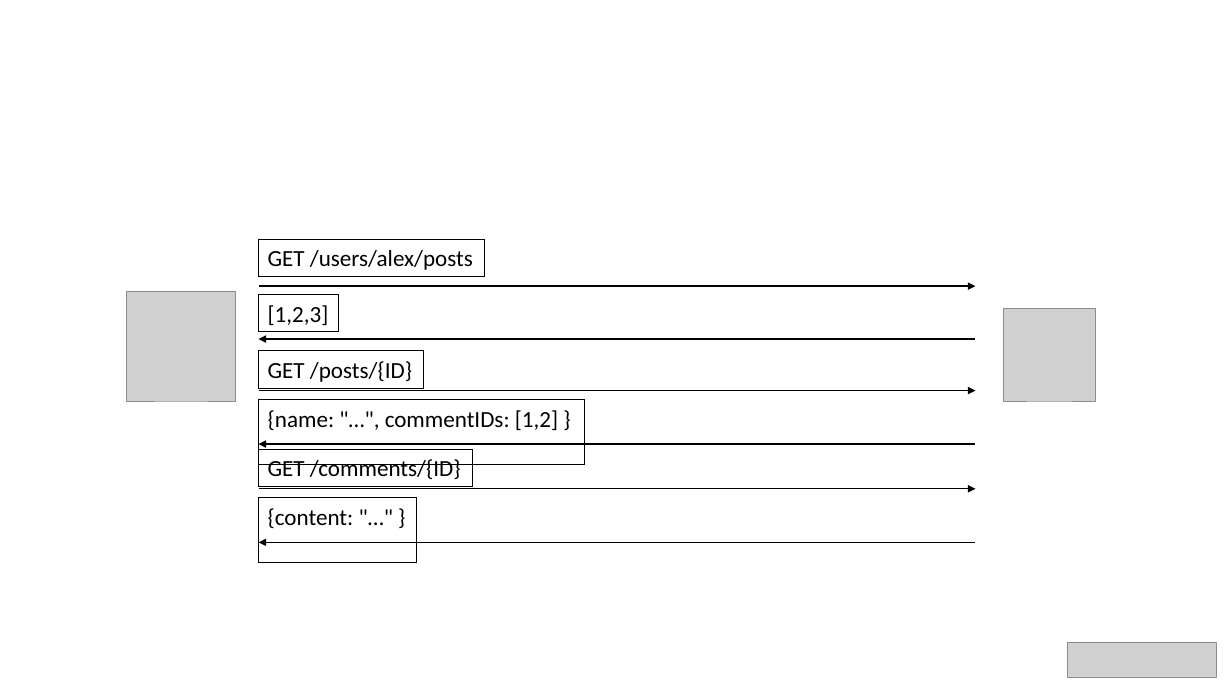
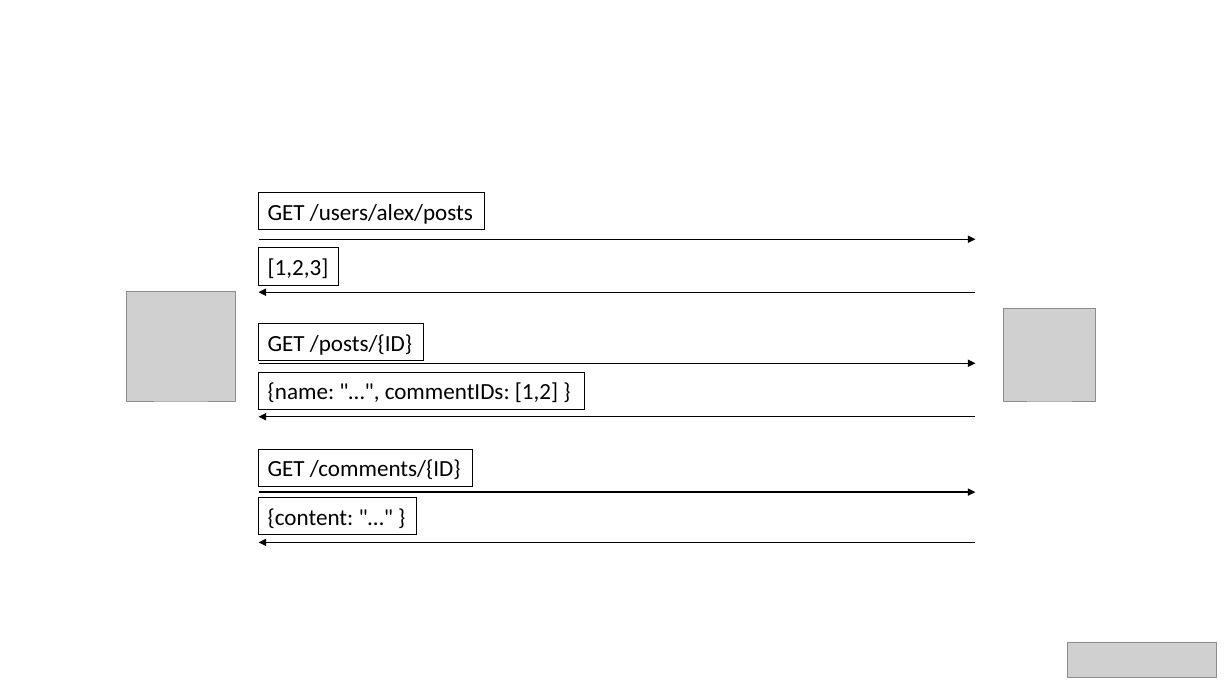
Before and after one commit to bytePassion/GraphQL-Talk, a slide deck: slide 3 of slides/GraphqlSlides.pptx. Drawn at 1232x693 pixels with LibreOffice and Linux fonts; fonts in the diff are those of the drawing; grey boxes stand for pictures. Boxes give left, top, right and bottom in pixels: in the first picture for what was removed or moved away, otherwise in the second. Text is boxed around its words. In the diff, an @@ line names an element or a change of style, - is before the commit and + after.

```diff
--- a/slides/GraphqlSlides.pptx
+++ b/slides/GraphqlSlides.pptx
@@ arrow moved from (259, 287) - (976, 287) to (259, 239) - (976, 239) @@
@@ 2 rectangles, 1 arrow: place and size @@
-2 rectangles, 1 arrow at [259,239,976,339]
+2 rectangles, 1 arrow at [259,192,976,292]
@@ 2 arrows, 1 rectangle: place and size @@
-2 arrows, 1 rectangle at [259,351,976,445]
+2 arrows, 1 rectangle at [259,323,976,417]
@@ rectangle "{name: "…", commentIDs: [1,2] }": place and size @@
-rectangle "{name: "…", commentIDs: [1,2] }" at [259,399,584,465]
+rectangle "{name: "…", commentIDs: [1,2] }" at [259,372,584,409]
@@ rectangle "{content: "…" }": place and size @@
-rectangle "{content: "…" }" at [259,498,417,564]
+rectangle "{content: "…" }" at [259,498,417,535]
@@ arrow moved from (259, 489) - (976, 489) to (259, 493) - (976, 493) @@
```
Also in this commit, not shown: 8 other slides changed, 7 slides removed.
